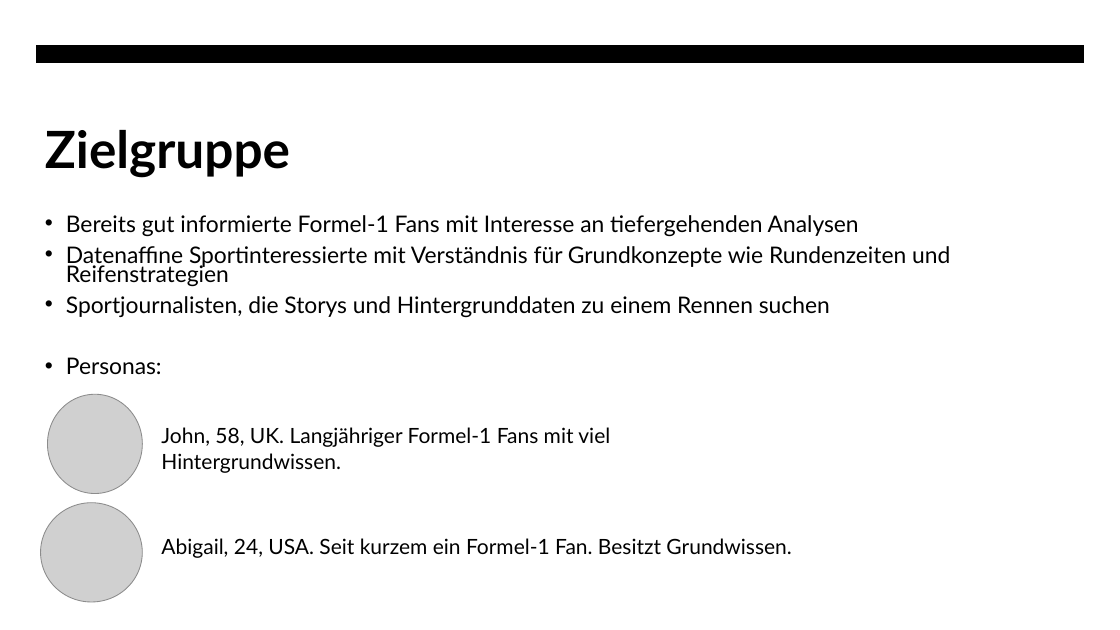
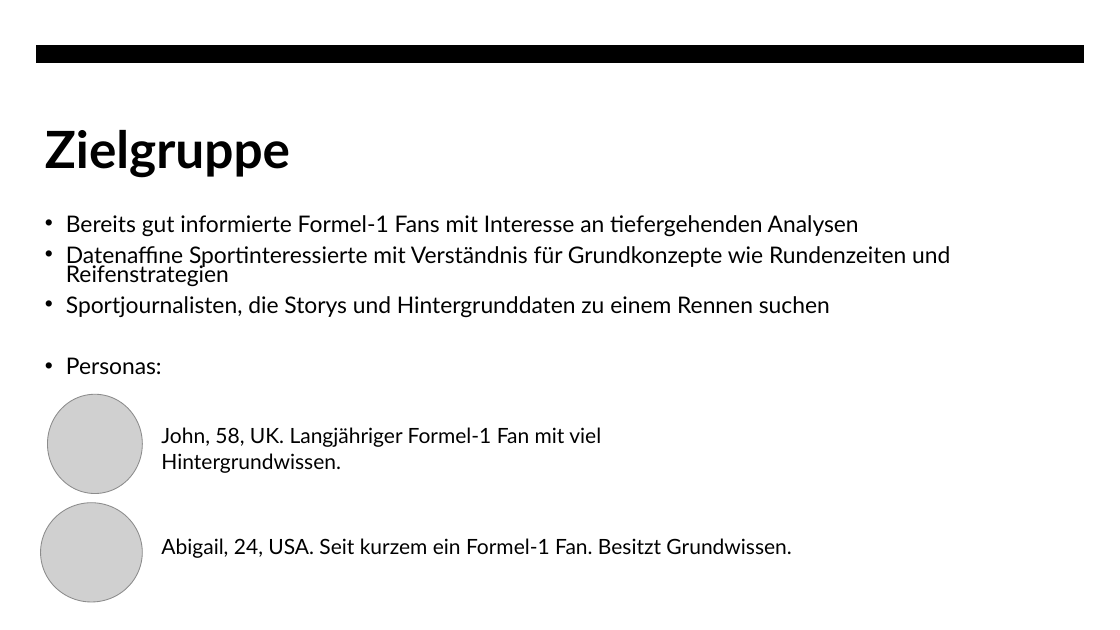
Before and after one commit to Chris-0303/Racing_Insights, a slide deck: slide 3 of Präsentation_Racing_Insights.pptx. Drawn at 1120x630 pixels with LibreOffice and Linux fonts; fonts in the diff are those of the drawing; grey boxes stand for pictures. Boxes give left, top, right and bottom in pixels: in the first picture for what was removed or moved away, otherwise in the second. Text is boxed around its words. In the diff, an @@ line names an element or a change of style, - is before the commit and + after.

```diff
--- a/Präsentation_Racing_Insights.pptx
+++ b/Präsentation_Racing_Insights.pptx
@@ text at [161,427,601,473]: text changed @@
-John, 58, UK. Langjähriger Formel-1 Fans mit viel Hintergrundwissen.
+John, 58, UK. Langjähriger Formel-1 Fan mit viel Hintergrundwissen.
```
Also in this commit, not shown: 2 other slides changed.
